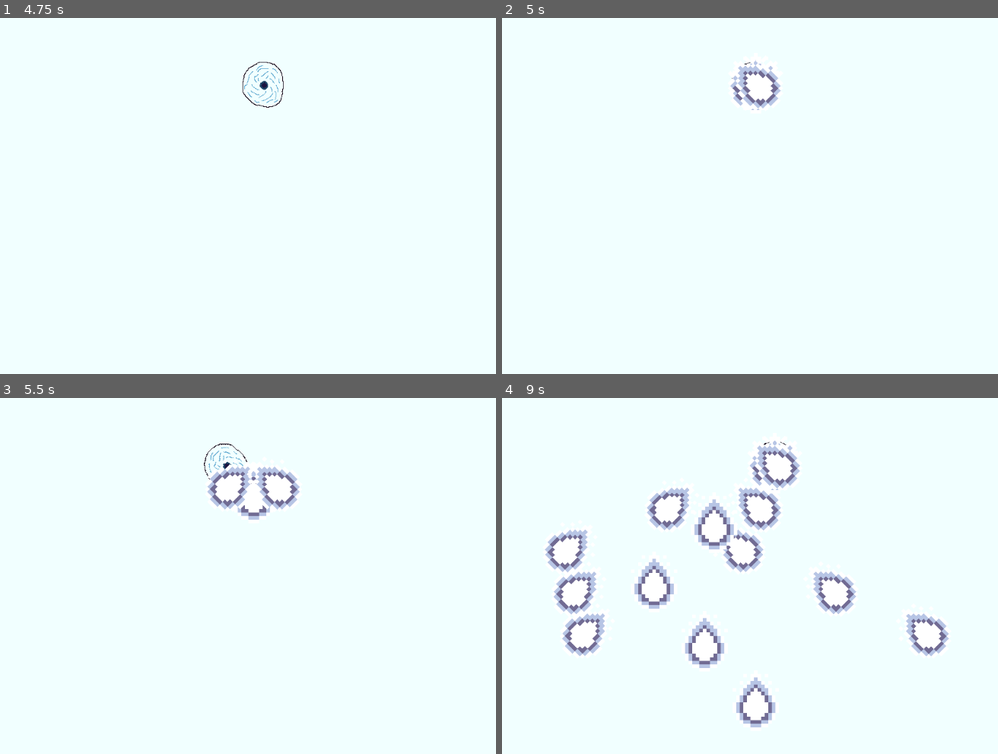
Above: before the commit, frames 1-4 (two rows, left to right).
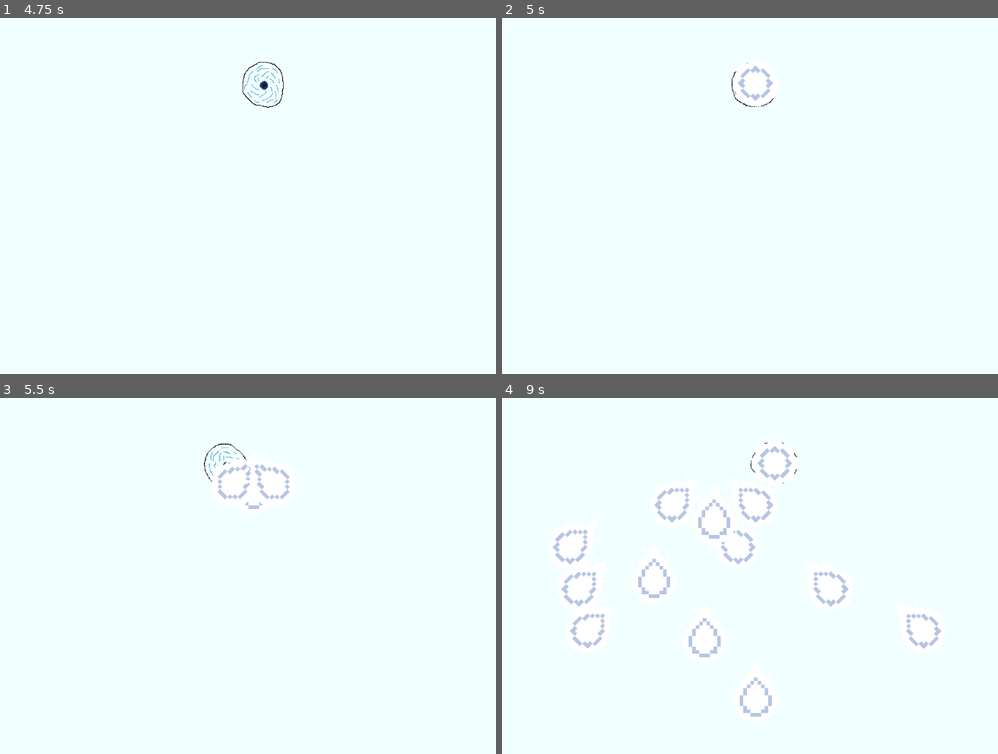
Above: after the commit, the same moments.

Repository: jiisloth/CirnoGoesSkiing
Game: Godot game, scene res://scenes/SnowballBoss.tscn
Same seed, same stepped clock (60 frames per second), same inputs: the game is played once before the commit and once after it. This scene is started directly instead of the project's main scene.
Inputs:
- Up to frame 1 (4.75 s): tap Enter at 0.5 s; hold Right (right) 0.53-1.28 s; hold X (indy) 0.53-1.28 s; tap Space (jump) at 0.77, 1.52, 3.02, 3.77, 4.52 s; hold Left (left) 1.28-2.03 s; tap Z (melon) at 1.35, 4.35 s; hold Right (right) 2.03-2.78 s; hold C (nose) 2.03-2.78 s; hold Up (up) 2.78-3.53 s; tap Down (stop) at 2.85 s; hold X (indy) 3.53-4.28 s; hold Left (left) from 3.53 s (still down)
- Up to frame 2 (5 s): keep holding Left (left)
- Up to frame 3 (5.5 s): keep holding Left (left); hold C (nose) from 5.03 s (still down)
- Up to frame 4 (9 s): release Left (left) at 5.78 s; release C (nose) at 5.78 s; hold Right (right) 5.78-6.53 s; tap Down (stop) at 5.85, 8.85 s; tap Space (jump) at 6.02, 6.77, 7.52 s; hold Up (up) 6.53-7.28 s; hold X (indy) 6.53-7.28 s; hold Right (right) 7.28-8.03 s; tap Z (melon) at 7.35 s; hold C (nose) 8.03-8.78 s; hold Left (left) from 8.03 s (still down)

Frame 1 is identical in both runs. In frame 2, 0.6% of the frame differs, in the area x 46-57%, y 11-26%; in frame 3, 1.1%; in frame 4, 5.5%, in the area x 8-91%, y 11-93%.

Commit message:
finetuned bullet

Diff:
--- a/Game/scenes/Bullet.gd
+++ b/Game/scenes/Bullet.gd
@@ -31,6 +31,9 @@
     yspeed = cos(age*40+wave*10)
     $Sprite.position = Vector2.UP.rotated(-rotation)*20
     if moving:
+        var frame = int(age*6)%2+1
+        $Sprite.frame = frame
+        $Sprite/Color.frame = frame
         if track > 0:
             targeting += delta*6*track
             $Track.scale = Vector2.ONE*clamp(targeting, 0, 5)
--- a/Game/scenes/Bullet.tscn
+++ b/Game/scenes/Bullet.tscn
@@ -17,13 +17,15 @@
 script = ExtResource( 2 )
 
 [node name="Sprite" type="Sprite" parent="."]
-position = Vector2( -2, -27 )
+position = Vector2( 0, -27 )
 scale = Vector2( 3, 3 )
 texture = ExtResource( 1 )
+hframes = 3
 
 [node name="Color" type="Sprite" parent="Sprite"]
 material = SubResource( 3 )
 texture = ExtResource( 1 )
+hframes = 3
 
 [node name="CollisionShape2D" type="CollisionShape2D" parent="."]
 shape = SubResource( 1 )
Binary file changed: Game/img/pixelart/BulletRainDrop.png
